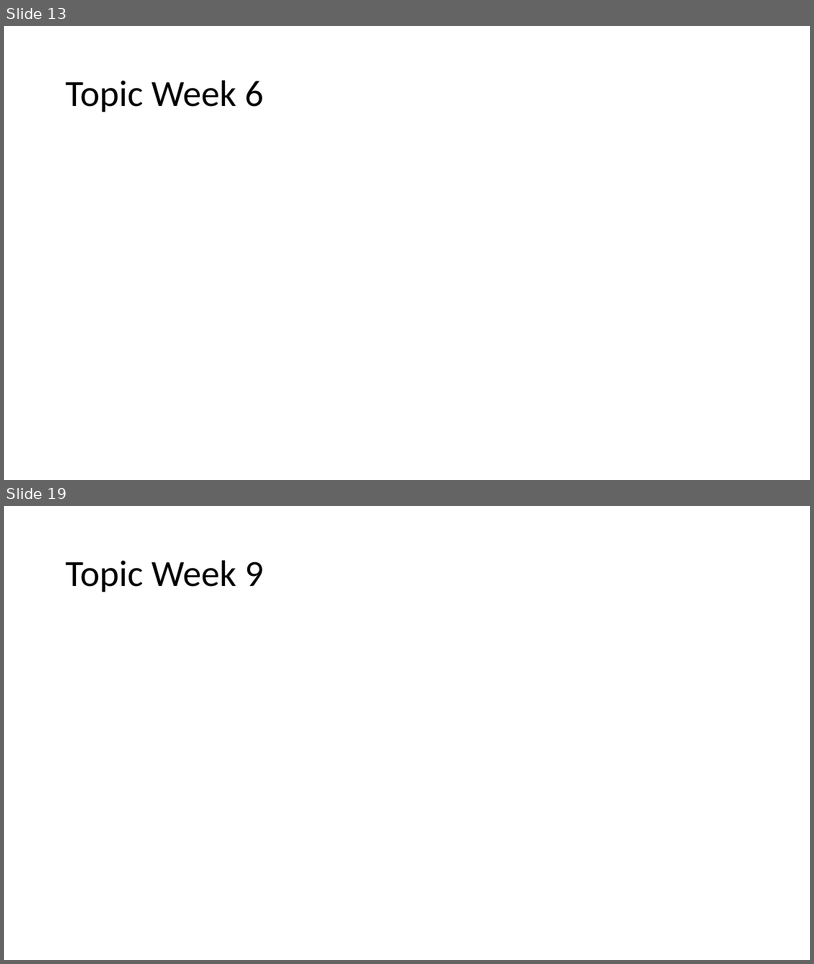
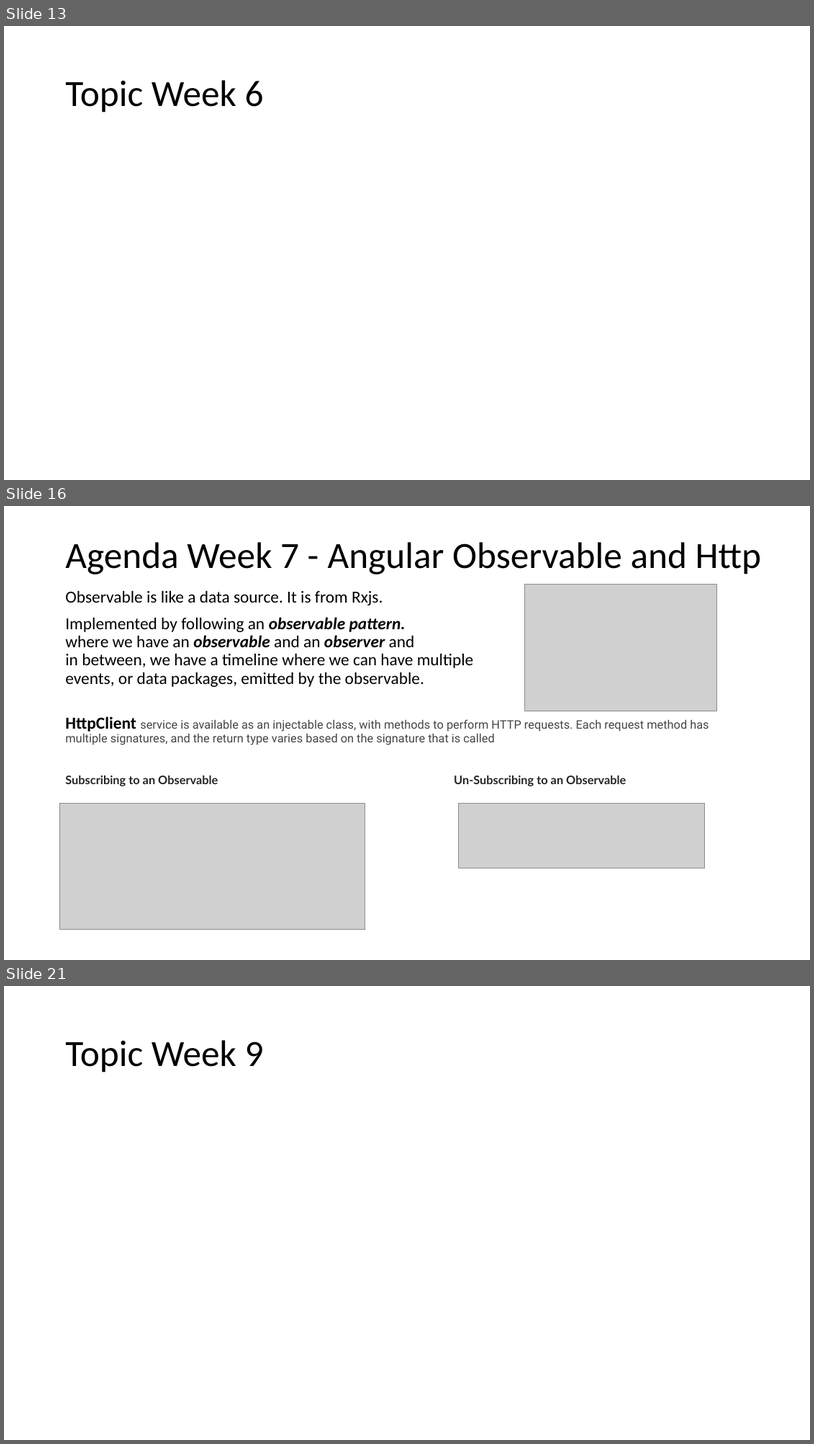
Before and after one commit to spoorthiempowher/Empowher-Curriculum, a slide deck: Angular/EmpowHer - Tech Curriculum.pptx. Shown one above the other, each under a label of ours: slides 13 and 19 before the commit, slides 13, 16 and 21 after it; the slides between them are not shown. The pictures are 814x964 and 814x1444 pixels, drawn with LibreOffice and Linux fonts; fonts in the diff are those of the drawing; grey boxes stand for pictures. Boxes give left, top, right and bottom in pixels: in the first picture for what was removed or moved away, otherwise in the second. Text is boxed around its words. In the diff, an @@ line names an element or a change of style, - is before the commit and + after.

Commit message:
Angular curriculum update for week 7,8,9

```diff
--- a/Angular/EmpowHer - Tech Curriculum.pptx
+++ b/Angular/EmpowHer - Tech Curriculum.pptx
@@ slide 16 added at box(4, 506, 810, 960), background #FFFFFF @@
@@ title added at box(65, 542, 761, 574), 44 pt, text #000000 @@
+Agenda Week 7 - Angular Observable and Http
@@ text added at box(65, 590, 709, 786), 20 pt, text #000000 @@
+Observable is like a data source. It is from Rxjs.
+Implemented by following an observable pattern.
+where we have an observable and an observer and
+in between, we have a timeline where we can have multiple
+events, or data packages, emitted by the observable.
+HttpClient service is available as an injectable class, with methods to perform HTTP requests. Each request method has multiple signatures, and the return type varies based on the signature that is called
+Subscribing to an Observable Un-Subscribing to an Observable
@@ picture added at box(525, 584, 718, 710) @@
@@ picture added at box(59, 803, 365, 929) @@
@@ picture added at box(459, 803, 706, 867) @@
@@ what was slide 19 is now slide 21 @@
```
Also in this commit, not shown: 7 other slides added, 5 slides removed.
